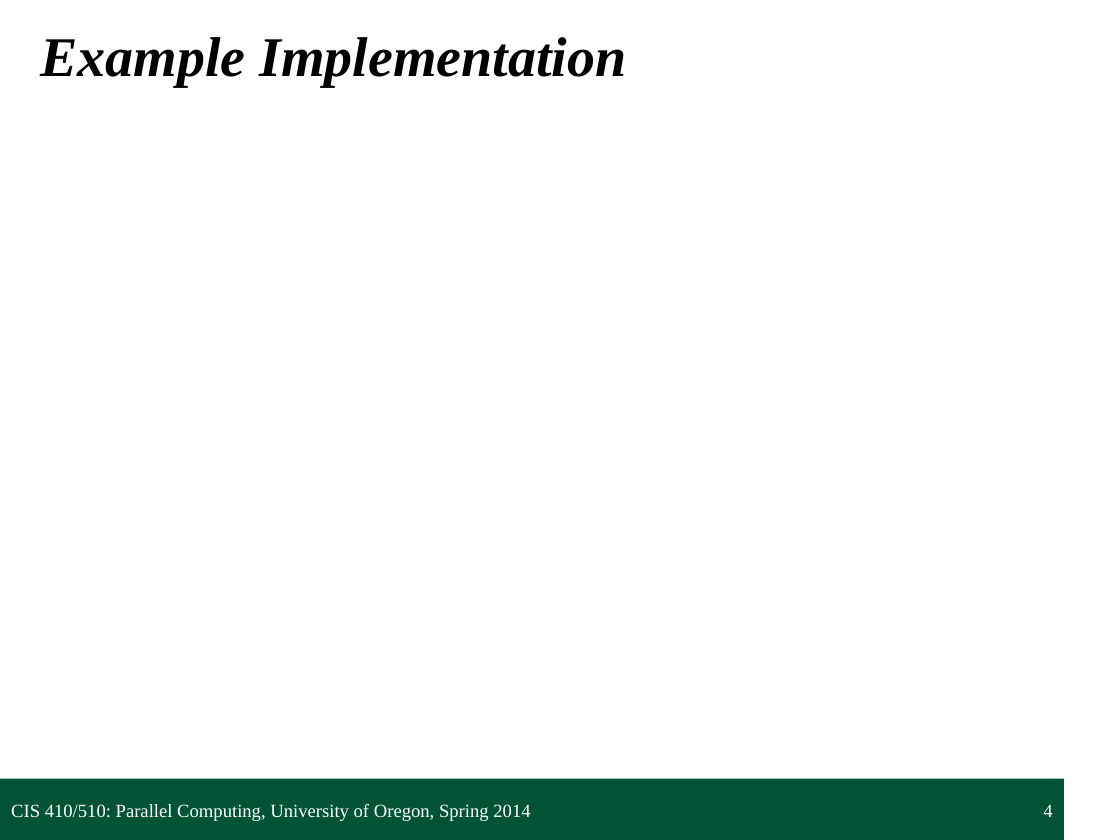
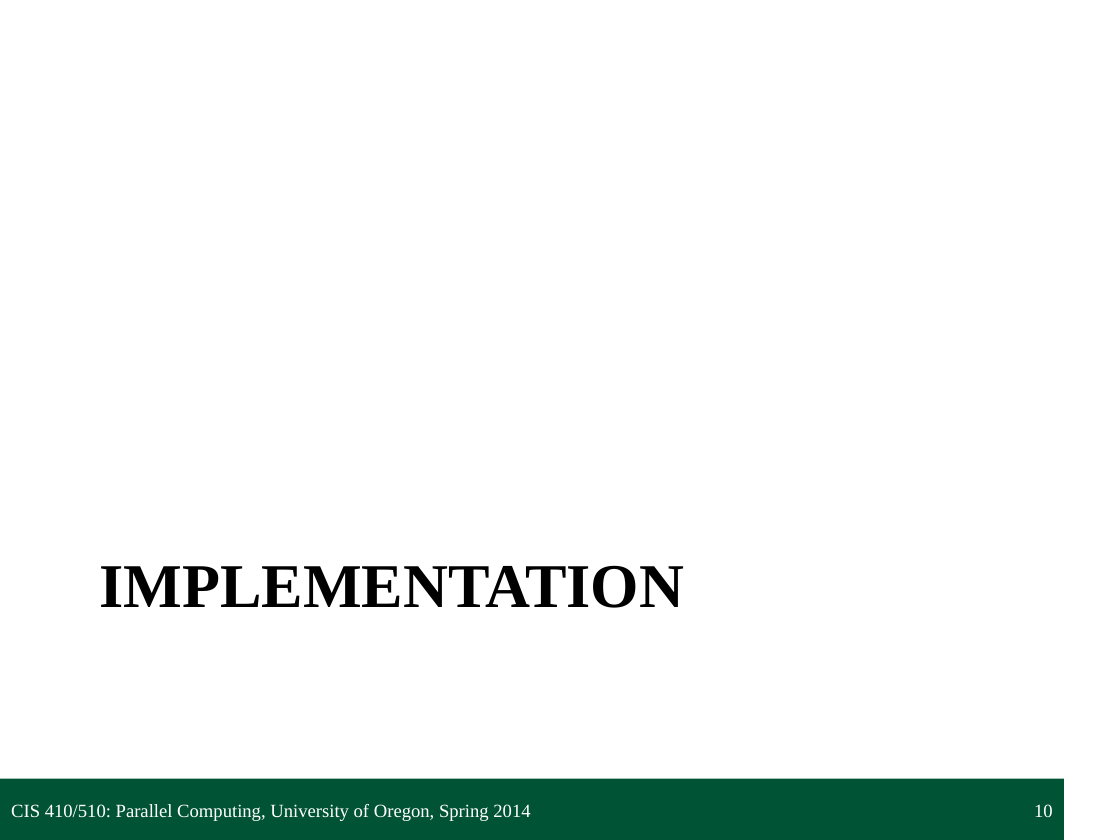
Before and after one commit to UOregonParallel/CourseMaterials, a slide deck: slide 10 of lecture_content/classSlides/6_pipelinePattern/pipelinePattern.pptx (slide 4 before the commit). Drawn at 1120x840 pixels with LibreOffice and Linux fonts; fonts in the diff are those of the drawing; background and template pictures are left out. Boxes give left, top, right and bottom in pixels: in the first picture for what was removed or moved away, otherwise in the second. Text is boxed around its words. In the diff, an @@ line names an element or a change of style, - is before the commit and + after.

```diff
--- a/lecture_content/classSlides/6_pipelinePattern/pipelinePattern.pptx
+++ b/lecture_content/classSlides/6_pipelinePattern/pipelinePattern.pptx
@@ title "IMPLEMENTATION" at (100, 565, 685, 608): vertical alignment middle to top @@
@@ title at (100, 565, 685, 608): text changed; size 36 to 40 pt; italic off @@
-Example Implementation
+IMPLEMENTATION
@@ page number at (1034, 804, 1053, 817): text changed @@
-4
+10
```
Also in this commit, not shown: 2 other slides changed, 25 slides added.
